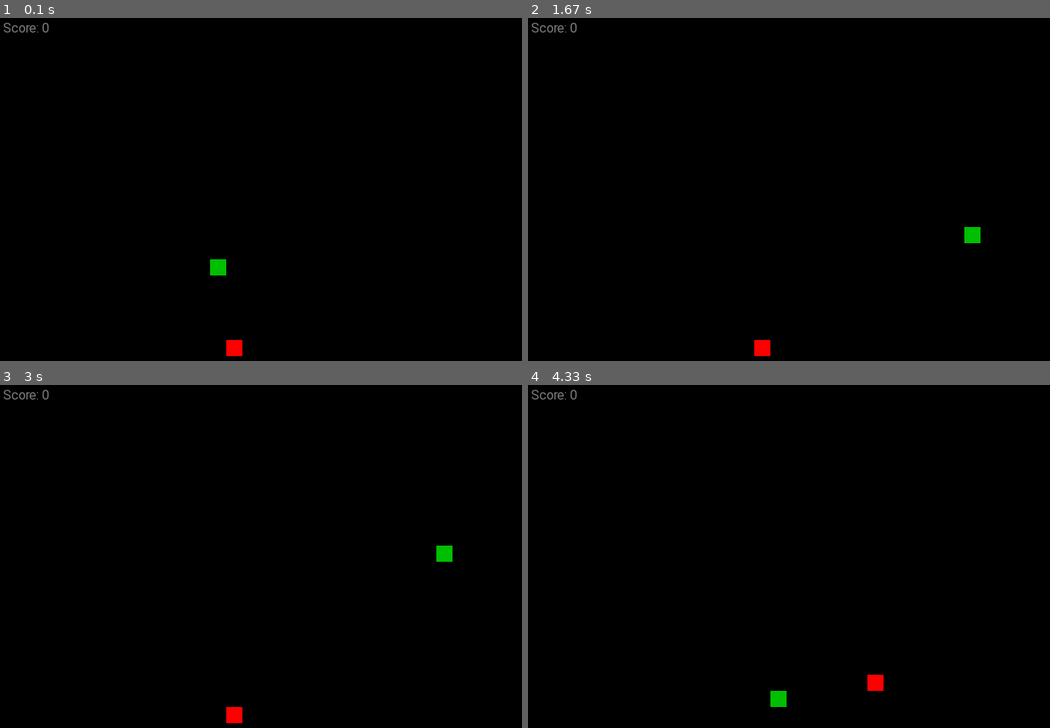
Above: before the commit, frames 1-4 (two rows, left to right).
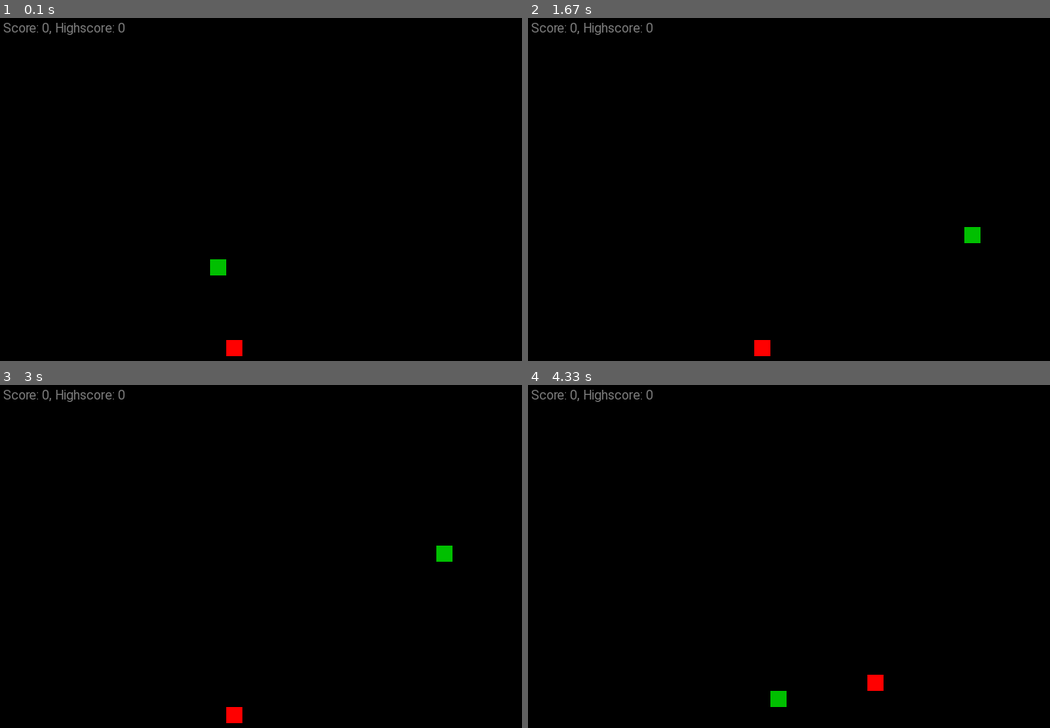
Above: after the commit, the same moments.

Repository: las-r/snake-pygame
Game: pygame game, started from snake.py
Same seed, same stepped clock (60 frames per second), same inputs: the game is played once before the commit and once after it.
Inputs:
- Up to frame 1 (0.1 s): no input
- Up to frame 2 (1.67 s): hold H 0.33-0.8 s; hold Right 0.33-0.8 s; hold Up from 1.33 s (still down)
- Up to frame 3 (3 s): release Up at 1.8 s; hold Right 1.83-2.3 s; hold Left 2.33-2.87 s; tap Space at 2.9 s
- Up to frame 4 (4.33 s): tap R at 3.3 s; hold Down 3.7-4 s; hold Left from 4.03 s (still down)

The runs differ from the first frame. In frame 1, 0.2% of the frame differs, in the area x 9-24%, y 1-5%; in frame 2, 0.2%; in frame 3, 0.2%; in frame 4, 0.2%.

Commit message:
Add debugging, random seeding, and highscores

Diff:
--- a/snake.py
+++ b/snake.py
@@ -1,10 +1,11 @@
 import argparse
+import json
 import pygame
 import random
 import sys
 
 # made by las-r on github
-# v1.4.1
+# v1.5
 
 # init pygame
 pygame.init()
@@ -13,7 +14,7 @@
 
 # arg parser
 prsr = argparse.ArgumentParser(prog="Snake", description="Simple snake game written in Python")
-#prsr.add_argument("-D", "--debug", type=int, default=0, help="Debug level (default: 0)")
+prsr.add_argument("-D", "--debug", type=int, default=0, help="Debug output level (default: 0)")
 prsr.add_argument("-DS", "--displaysize", type=int, nargs=2, default=[800, 600], help="Display dimensions in pixels (default: 800 600)")
 prsr.add_argument("-GS", "--gridsize", type=int, nargs=2, default=[40, 30], help="Game grid dimensions (default: 40 30)")
 prsr.add_argument("-SHC", "--snakeheadcolor", type=int, nargs=3, default=[0, 191, 0], help="Snake head color as R G B (default: 0 191 0)")
@@ -25,6 +26,7 @@
 prsr.add_argument("-TC", "--textcolor", type=int, nargs=3, default=[127, 127, 127], help="Text color as R G B (default: 127 127 127)")
 prsr.add_argument("-WC", "--wallcolor", type=int, nargs=3, default=[255, 255, 255], help="Wall color as R G B, only applies in wall mode (default: 255 255 255)")
 prsr.add_argument("-STX", "--scoretext", default="Score: +s+", help="Score text with '+s+' as value (default: 'Score: +s+')")
+prsr.add_argument("-HSTX", "--highscoretext", default="Highscore: +h+", help="Highscore text with '+h+' as value (default: 'Highscore: +h+')")
 prsr.add_argument("-TTX", "--ticktext", default="Tick: +t+", help="Tick text with '+t+' as value (default: 'Tick: +t+')")
 prsr.add_argument("-TD", "--tickdecimals", type=int, default=3, help="How many decimals to show in the tick text (default: 3)")
 prsr.add_argument("-AA", "--appleamount", type=int, default=1, help="Amount of apples at once (default: 1)")
@@ -33,8 +35,14 @@
 prsr.add_argument("-P", "--preset", default="", help="Load a preset of arguments (default: None)")
 prsr.add_argument("-GM", "--gamemods", nargs="*", default=[], help="Game modifers (default: None)")
 prsr.add_argument("-HS", "--hidescore", action="store_true", help="Hide score counter")
+prsr.add_argument("-HHS", "--hidehighscore", action="store_true", help="Hide highscore")
 prsr.add_argument("-ST", "--showtick", action="store_true", help="Show current tick speed")
+prsr.add_argument("-RS", "--randomseed", type=float, default=None, help="RNG seed (default: None)")
 args = prsr.parse_args()
+
+# load random seed
+if args.randomseed != None:
+    random.seed(args.randomseed)
 
 # load preset
 PR = args.preset
@@ -67,17 +75,20 @@
 TXTCOL = args.textcolor
 PRTLCOLA = (0, 127, 255)
 PRTLCOLB = (255, 127, 0)
-TXT = args.scoretext + f", {args.ticktext}" if args.showtick else args.scoretext
+TXT = args.scoretext
+if not args.hidehighscore: TXT += f", {args.highscoretext}"
+if args.showtick: TXT += f", {args.ticktext}"
 HDSCR = args.hidescore
 
 # misc settings
-#DB = args.debug
+DB = args.debug
 
 # functions
 def restart():
     global snk, snkdir, nextdir, snk2, snk2dir, nextdir2, apls, paused, scr, tick, wlls, prtl, prtls
 
     # reset game
+    if DB > 1: print(f"Game has been restarted")
     snk = [[GRIDW // 3, GRIDH // 2]]
     snkdir = (1, 0) if not TWOP else (0, -1)
     nextdir = snkdir
@@ -95,6 +106,7 @@
 def die():
     global run
 
+    if DB > 1: print(f"Snake death has occurred")
     if not "1try" in GMMDS:
         pygame.time.wait(DIEDEL)
         restart()
@@ -127,6 +139,13 @@
     for _, pa, pb in triset:
         flat.extend([pa, pb])
     return flat
+def saveHs():
+    if DB > 1: print(f"Saving highscore: {hscr}")
+    with open("data.skd", "r", encoding="utf-8") as d:
+        data = json.load(d)
+    data["hscrs"][argstr] = hscr
+    with open("data.skd", "w", encoding="utf-8") as dw:
+        json.dump(data, dw, indent=4)
 
 # variables
 snk = [[GRIDW // 3, GRIDH // 2]]
@@ -139,10 +158,37 @@
 apls = [randPos(True) for _ in range(APLAMT)]
 paused = False
 scr = 0
+hscr = 0
 tick = args.tick
 wlls = []
 prtl = []
 prtls = []
+argstr = " ".join(sys.argv[1:])
+
+# load highscore
+if "dontsavehs" not in GMMDS:
+    try:
+        with open("data.skd", "r", encoding="utf-8") as d:
+            data = json.load(d)
+    except FileNotFoundError:
+        data = {"hscrs": {}}
+    except json.JSONDecodeError:
+        print("Error: invalid format in data.skd — resetting")
+        data = {"hscrs": {}}
+    if "hscrs" not in data:
+        data["hscrs"] = {}
+    if argstr not in data["hscrs"]:
+        data["hscrs"][argstr] = 0
+        with open("data.skd", "w", encoding="utf-8") as dw:
+            json.dump(data, dw, indent=4)
+    hscr = data["hscrs"][argstr]
+
+if DB > 0:
+    print(f"Arguments: {sys.argv[1:]}")
+    print(f"Arguments String: {argstr}")
+    print(f"Game modifers: {GMMDS}")
+    print(f"Random seed (if any): {args.randomseed}")
+    print(f"Highscore: {hscr}")
 
 # display
 screen = pygame.display.set_mode((DISPW, DISPH))
@@ -167,6 +213,12 @@
                 # pause
                 if e.key == pygame.K_SPACE:
                     paused = not paused
+                    if DB > 1: print(f"Game pause state: {paused}")
+
+            if "dontsavehs" not in GMMDS:
+                # pause
+                if e.key == pygame.K_h:
+                    saveHs()
 
             # movement
             if not paused:
@@ -233,7 +285,7 @@
 
     # score
     if not HDSCR:
-        screen.blit(font.render(TXT.replace("+s+", str(scr)).replace("+t+", str(round(tick, args.tickdecimals))), True, TXTCOL), (4, 4))
+        screen.blit(font.render(TXT.replace("+s+", str(scr)).replace("+t+", str(round(tick, args.tickdecimals))).replace("+h+", str(hscr)), True, TXTCOL), (4, 4))
     pygame.display.flip()
 
     # game loop
@@ -245,14 +297,22 @@
         # movement
         if "warp" in GMMDS:
             nh = [(snk[0][0] + snkdir[0]) % GRIDW, (snk[0][1] + snkdir[1]) % GRIDH]
-            if TWOP: nh2 = [(snk2[0][0] + snk2dir[0]) % GRIDW, (snk2[0][1] + snk2dir[1]) % GRIDH]
+            if DB > 2: print(f"Snake 1 has moved to {nh}")
+            if TWOP:
+                nh2 = [(snk2[0][0] + snk2dir[0]) % GRIDW, (snk2[0][1] + snk2dir[1]) % GRIDH]
+                if DB > 2: print(f"Snake 2 has moved to {nh2}")
         else:
             nh = [snk[0][0] + snkdir[0], snk[0][1] + snkdir[1]]
-            if TWOP: nh2 = [snk2[0][0] + snk2dir[0], snk2[0][1] + snk2dir[1]]
+            if DB > 2: print(f"Snake 1 has moved to {nh}")
+            if TWOP:
+                nh2 = [snk2[0][0] + snk2dir[0], snk2[0][1] + snk2dir[1]]
+                if DB > 2: print(f"Snake 2 has moved to {nh2}")
 
         # apple check
         if nh in apls:
+            if DB > 1: print(f"Apple has been eaten at {nh} by Snake 1")
             scr += 1
+            if scr > hscr: hscr = scr
             apls.remove(nh)
             apls.append(randPos())
             if "wall" in GMMDS:
@@ -269,7 +329,9 @@
             snk.pop()
         if TWOP:
             if nh2 in apls:
+                if DB > 1: print(f"Apple has been eaten at {nh2} by Snake 2")
                 scr += 1
+                if scr > hscr: hscr = scr
                 apls.remove(nh2)
                 apls.append(randPos())
                 if "wall" in GMMDS:
@@ -333,5 +395,7 @@
     # tick
     clock.tick(1 / tick)
 
-# quit
+# save and quit
+if DB > 1: print("Game has been quit")
+saveHs()
 pygame.quit()
